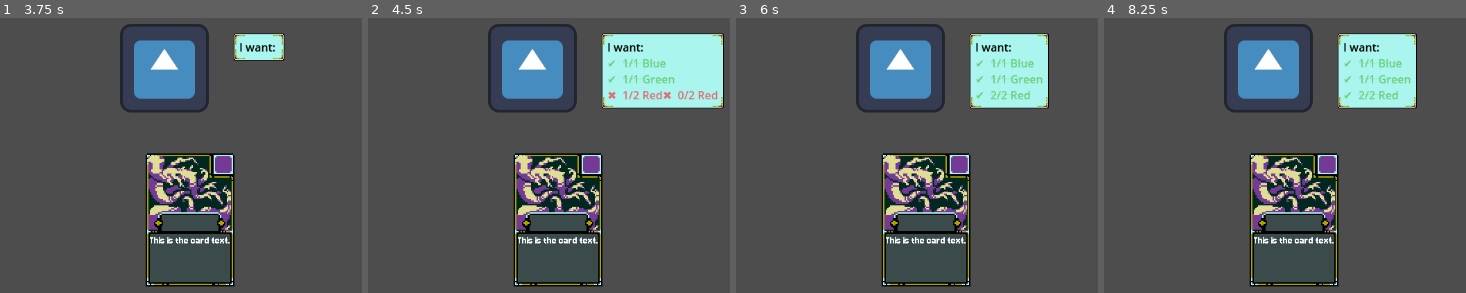
Above: before the commit, frames 1-4 (left to right).
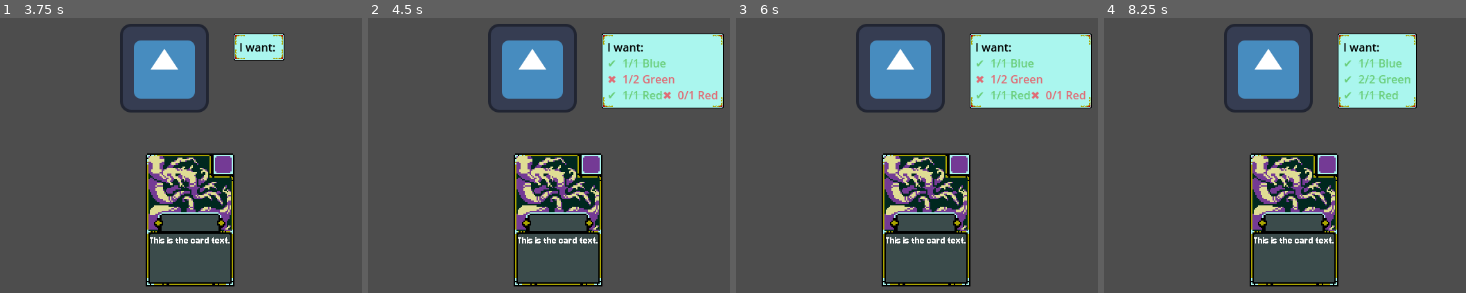
Above: after the commit, the same moments.

Repository: uGustaHd/CafeGJProject
Game: Godot game, scene res://Scenes/main.tscn
Two runs of this game, one before a commit and one after it. Both use one fixed random seed, a clock stepped at 60 frames per second and the inputs below. The engine's default icon, where the game draws it, is replaced by a stand-in: a white triangle on a blue panel in a dark square.
Inputs:
- Up to frame 1 (3.75 s): tap Enter (ui_accept) at 0.5, 0.77, 1.52, 2.75, 3.02 s; hold Up (ui_up) 0.53-2.03 s; hold Down (ui_down) from 2.03 s (still down)
- Up to frame 2 (4.5 s): tap Enter (ui_accept) at 3.77, 4.25 s; release Down (ui_down) at 4.28 s; hold Right (ui_right) from 4.28 s (still down)
- Up to frame 3 (6 s): tap Enter (ui_accept) at 4.52, 5, 5.75 s; release Right (ui_right) at 5.03 s; hold Up (ui_up) 5.03-5.78 s; hold Right (ui_right) from 5.78 s (still down)
- Up to frame 4 (8.25 s): tap Enter (ui_accept) at 6.02, 6.5, 6.77, 7.52 s; release Right (ui_right) at 8.03 s; hold Down (ui_down) from 8.03 s (still down)

Frame 1 is identical in both runs. In frame 2, 0.5% of the frame differs, in the area x 66-91%, y 20-30%; in frame 3, 3.8%, in the area x 66-99%, y 5-34%; in frame 4, 0.1%.

Commit message:
Potion generation fix

Diff:
--- a/Resources/Custumers/villager_01.tres
+++ b/Resources/Custumers/villager_01.tres
@@ -4,11 +4,8 @@
 [ext_resource type="Script" uid="uid://bdem1ni82ca3x" path="res://Scripts/Customers/customer_data.gd" id="1_f3gjh"]
 [ext_resource type="Texture2D" uid="uid://nu30movbqld2" path="res://icon.svg" id="2_b7g5a"]
 
-[sub_resource type="Resource" id="Resource_f44fo"]
+[sub_resource type="Resource" id="Resource_1jy26"]
 script = ExtResource("1_1jy26")
-blue = 1
-green = 1
-red = 2
 metadata/_custom_type_script = "uid://bs2svv3l66wt8"
 
 [resource]
@@ -16,7 +13,7 @@
 name = "Villager01"
 id = "Villager01"
 sprite = ExtResource("2_b7g5a")
-possible_requests = SubResource("Resource_f44fo")
+possible_requests = SubResource("Resource_1jy26")
 joy_on_success = 10.0
 anguish_on_success = -5.0
 joy_on_fail = -5.0
--- a/Scenes/main.tscn
+++ b/Scenes/main.tscn
@@ -2,7 +2,7 @@
 
 [ext_resource type="Script" uid="uid://dbtic8k4hhs0a" path="res://Scripts/main.gd" id="1_8gbba"]
 [ext_resource type="PackedScene" uid="uid://df1d5o4oc5m1e" path="res://Scenes/Customers/customer_manager.tscn" id="1_jjgbg"]
-[ext_resource type="PackedScene" uid="uid://ucuv03tdxv54" path="res://Scenes/Customers/Customer.tscn" id="2_bo1nx"]
+[ext_resource type="PackedScene" uid="uid://ucuv03tdxv54" path="res://Scenes/Customers/customer.tscn" id="2_bo1nx"]
 [ext_resource type="Script" uid="uid://ciewvhcpryhfs" path="res://Scripts/Cards/card_manager.gd" id="4_jjvhh"]
 [ext_resource type="Script" uid="uid://cilybldurbx2h" path="res://card system/misc/potion_holder.gd" id="5_kry3j"]
 [ext_resource type="PackedScene" uid="uid://dpq273vjk1ck" path="res://card system/card_generic.tscn" id="6_21xkr"]
--- a/card system/misc/potion.gd
+++ b/card system/misc/potion.gd
@@ -54,7 +54,9 @@
 				i += 1
 				if i > colors.size() - 1:
 					i = 0
-
+	blue = colors[0]
+	green = colors[1]
+	red = colors[2]
 	print_debug("Potion bgr = ", colors)
 	return self
 
